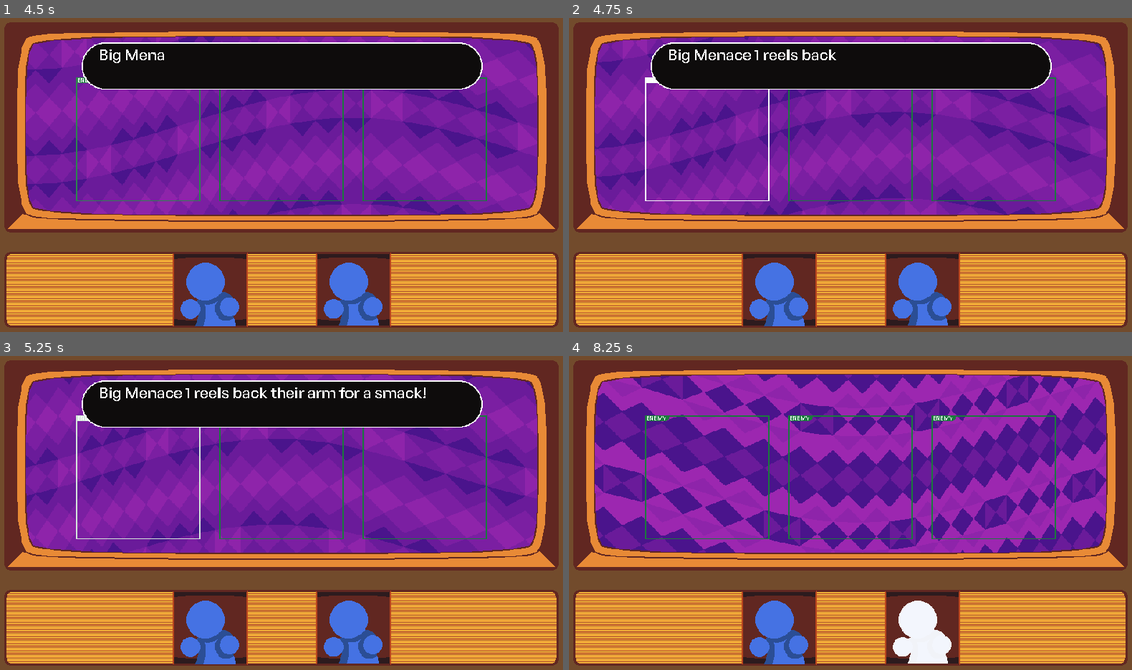
Above: before the commit, frames 1-4 (two rows, left to right).
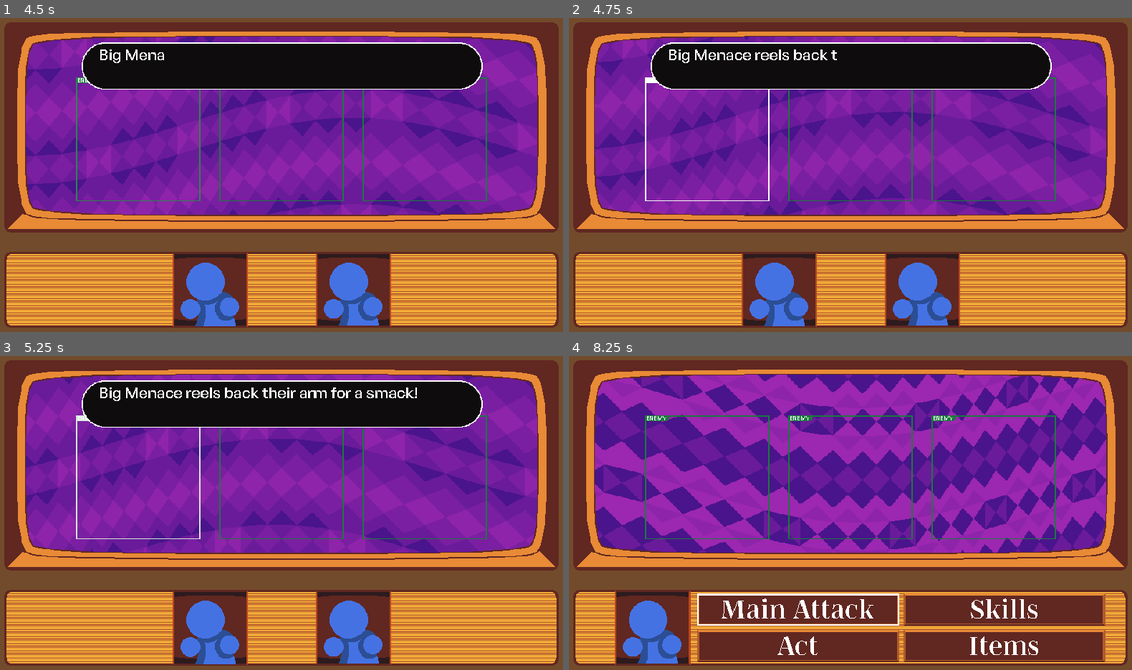
Above: after the commit, the same moments.

Repository: mitchellwinn/YGBF
Game: Godot game, scene res://scenes/battle.tscn
Same seed, same stepped clock (60 frames per second), same inputs: the game is played once before the commit and once after it.
Inputs (mouse positions are in pixels of both pictures, inside the frame that each line leads up to):
- Up to frame 1 (4.5 s): tap Enter (confirm) at 0.5, 0.6, 1.35, 2.1, 2.85, 3.6, 4.35 s; move the mouse to (405, 159) at 0.52 s; hold Right (move_right) 0.53-1.28 s; move the mouse to (168, 190) at 1.27 s; hold Backspace (back) 1.28-2.03 s; move the mouse to (337, 102) at 2.02 s; hold Right (move_right) 2.03-3.53 s; move the mouse to (253, 237) at 2.77 s; move the mouse to (456, 222) at 3.52 s; hold Left (move_left) from 3.53 s (still down); move the mouse to (106, 124) at 4.27 s
- Up to frame 2 (4.75 s): keep holding Left (move_left)
- Up to frame 3 (5.25 s): move the mouse to (309, 513) at 5.02 s; release Left (move_left) at 5.03 s; hold Backspace (back) from 5.03 s (still down); tap Enter (confirm) at 5.1 s
- Up to frame 4 (8.25 s): move the mouse to (766, 431) at 5.77 s; release Backspace (back) at 5.78 s; hold Right (move_right) 5.78-8.03 s; tap Enter (confirm) every 0.75 s from 5.85 to 8.1 s; move the mouse to (974, 497) at 6.52 s; move the mouse to (737, 528) at 7.27 s; move the mouse to (906, 440) at 8.02 s; hold Backspace (back) from 8.03 s (still down)

Frame 1 is identical in both runs. In frame 2, 0.2% of the frame differs, in the area x 32-48%, y 10-14%; in frame 3, 0.5%; in frame 4, 16%, in the area x 8-96%, y 74-99%.

Commit message:
small battle system changes

Diff:
--- /dev/null
+++ b/scripts/enemies/big_menace.gd
@@ -0,0 +1,32 @@
+extends Stats
+
+class_name BigMenace
+
+func initialize_other_stats():
+	var i: int = 0
+	for enemy in BattleManager.enemies:
+		if enemy.character_name.substr(5) == character_name.substr(5):
+			i+=1
+	character_name = "Big Menace"
+	if i > 1:
+		character_name = character_name+" "+str(i+1)
+	ego_subdue_threshold = .9
+	skills.append(BasicAttack.new())
+	for skill in skills:
+			add_child(skill)
+
+func get_max_hp_armor() -> int:
+	var value: int = 10 #write code later to calculate this based on level or other factors
+	return value
+
+func get_max_ego() -> int:
+	var value: int = 60 #write code later to calculate this based on level or other factors
+	return value
+
+func get_max_hp() -> int:
+	var value: int = 30 #write code later to calculate this based on level or other factors
+	return value
+
+func get_max_ego_armor() -> int:
+	var value: int = 10 #write code later to calculate this based on level or other factors
+	return value
--- a/scripts/singletons/battle_manager.gd
+++ b/scripts/singletons/battle_manager.gd
@@ -241,7 +241,7 @@
 			"pacify":
 				button.make_unselectable()
 				for enemy in enemies:
-					if enemy.is_subdued():
+					if enemy.is_subdued() and !enemy.is_defeated():
 						button.make_selectable()
 	get_tree().get_nodes_in_group("menu_act_buttons")[act_button_index].grab_focus()
 	print("grabbed focus")
@@ -411,6 +411,9 @@
 	return true
 
 func enemy_attacks_us(enemy: Stats):
+	if enemy.is_defeated():
+		await DialogueManager.print_dialogue(enemy.character_name+" was defeated before it had a chance to use its next attack!",dialogue_label)
+		return
 	var viable_party_targets: Array[Stats]
 	for member in party:
 		if !member.is_defeated():
@@ -420,6 +423,9 @@
 	return
 
 func we_attack_enemy():
+	if attacker.is_defeated():
+		await DialogueManager.print_dialogue(attacker.character_name+" can no longer go through with the plan!",dialogue_label)
+		return
 	match battle_option:
 		"skill":
 			await prepared_skill.use(attacker,target)
--- a/scripts/singletons/enemy_troops.gd
+++ b/scripts/singletons/enemy_troops.gd
@@ -19,12 +19,8 @@
 
 func load_test_troop():
 	for i in range(3): #make a dummy troop with 3 enemies
-		var enemy: Stats = Stats.new()
-		enemy.character_name = "Big Menace "+str(i+1)
-		enemy.skills.append(BasicAttack.new())
-		enemy.ego_subdue_threshold = .9
+		var enemy: Stats = BigMenace.new()
 		get_tree().root.add_child.call_deferred(enemy)
-		for skill in enemy.skills:
-			enemy.add_child(skill)
 		BattleManager.enemies.append.call_deferred(enemy)
+		enemy.character_name = enemy.character_name+" "+str(i+1)
 		await get_tree().process_frame
--- a/scripts/skill.gd
+++ b/scripts/skill.gd
@@ -24,7 +24,7 @@
 	target_name = target.character_name
 	owner_name = user.character_name
 	await DialogueManager.print_dialogue(use_text(),BattleManager.dialogue_label)
-	await get_tree().create_timer(0.5).timeout #skill effect would go here
+	#await get_tree().create_timer(0.5).timeout #skill effect would go here
 	if BattleManager.rng.randi()%100<=accuracy:
 		if BattleManager.rng.randi()%100<=crit_chance:
 			await DialogueManager.print_dialogue(crit_text(),BattleManager.dialogue_label)
--- a/scripts/stats.gd
+++ b/scripts/stats.gd
@@ -28,7 +28,11 @@
 	inner_hp = get_max_hp()
 	ego_armor = get_max_ego_armor()
 	inner_ego = get_max_ego()
+	initialize_other_stats()
 	return
+
+func initialize_other_stats():
+	pass
 
 func get_max_hp_armor() -> int:
 	var value: int = 100 #write code later to calculate this based on level or other factors
@@ -81,7 +85,10 @@
 	ego_dmg = int(ego_dmg*crit)
 	var remainder: int = 0
 	var not_yet_subdued: bool = !is_subdued()
+	var ego_not_yet_broken: bool
+	var hp_not_yet_broken: bool
 	if hp_armor>0:
+		hp_not_yet_broken = true
 		if hp_dmg>hp_armor:
 			remainder = hp_dmg-hp_armor
 			hp_armor = 0
@@ -93,6 +100,7 @@
 	#ego dmg
 	remainder = 0
 	if ego_armor>0:
+		ego_not_yet_broken = true
 		if ego_dmg>ego_armor:
 			remainder = ego_dmg-ego_armor
 			ego_armor = 0
@@ -107,9 +115,9 @@
 		await DialogueManager.print_dialogue(character_name+" took "+str(hp_dmg)+" damage to their HP!",BattleManager.dialogue_label)
 	if ego_dmg>0:
 		await DialogueManager.print_dialogue(character_name+" took "+str(ego_dmg)+" damage to their EGO!",BattleManager.dialogue_label)
-	if hp_armor<=0:
+	if hp_armor<=0 and hp_not_yet_broken:
 		await DialogueManager.print_dialogue(character_name+"'s HP armor has been broken!",BattleManager.dialogue_label)
-	if ego_armor<=0:
+	if ego_armor<=0 and ego_not_yet_broken:
 		await DialogueManager.print_dialogue(character_name+"'s EGO armor has been broken!",BattleManager.dialogue_label)
 	if inner_hp<=0:
 		await DialogueManager.print_dialogue(character_name+" passed out!",BattleManager.dialogue_label)
